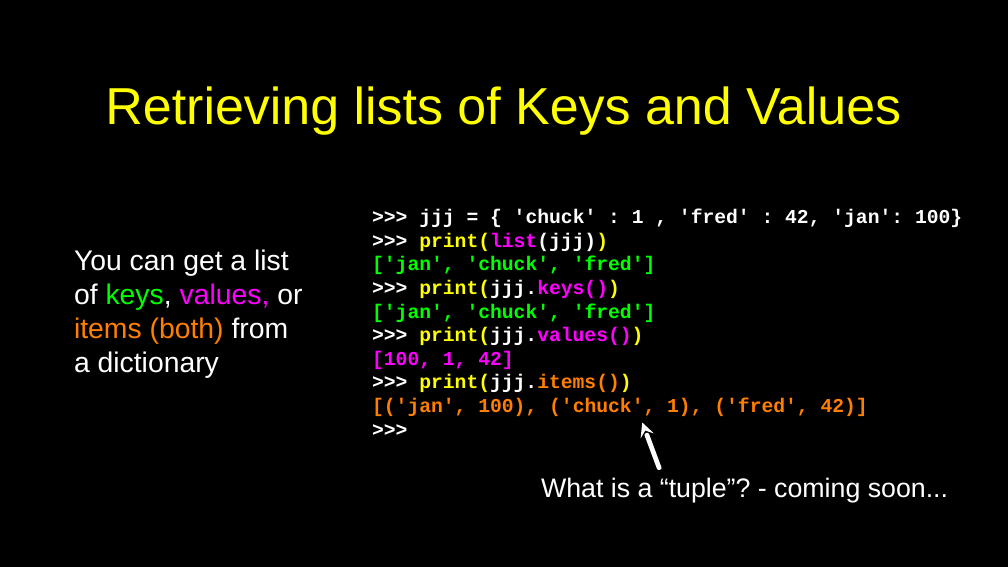
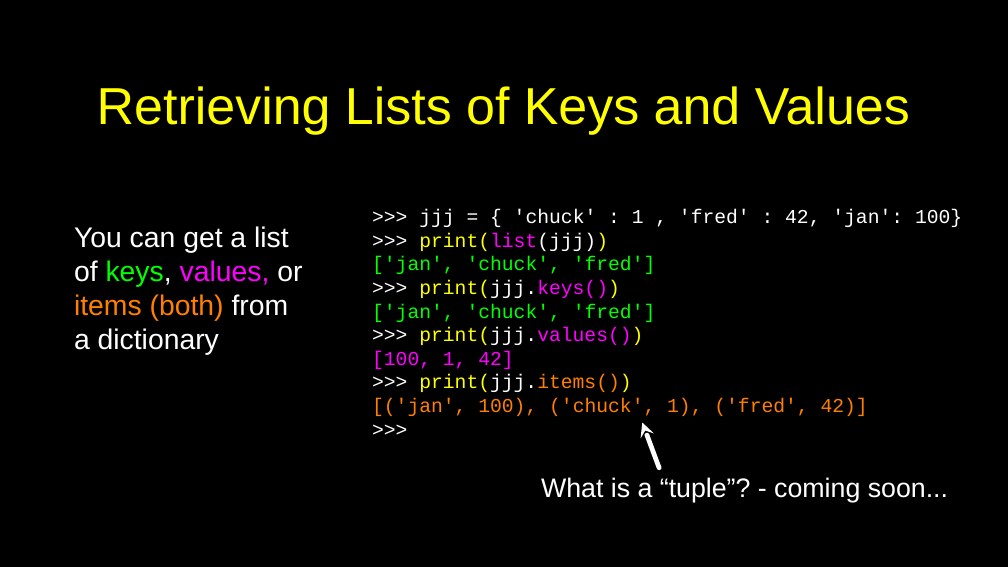
Before and after one commit to csev/py4e, a slide deck: slide 26 of lectures3/Pythonlearn-09-Dictionaries.pptx (slide 27 before the commit). Drawn at 1008x567 pixels with LibreOffice and Linux fonts; fonts in the diff are those of the drawing. Boxes give left, top, right and bottom in pixels: in the first picture for what was removed or moved away, otherwise in the second. Text is boxed around its words. In the diff, an @@ line names an element or a change of style, - is before the commit and + after.

```diff
--- a/lectures3/Pythonlearn-09-Dictionaries.pptx
+++ b/lectures3/Pythonlearn-09-Dictionaries.pptx
@@ title at bbox=[97, 86, 910, 134]: text changed @@
-Retrieving lists of Keys and Values
+Retrieving Lists of Keys and Values
@@ text "You can get a list ...": place and size @@
-text "You can get a list ..." at bbox=[74, 249, 302, 378]
+text "You can get a list ..." at bbox=[74, 226, 302, 355]
@@ text ">>> jjj = { 'chuck' ..." at bbox=[372, 209, 962, 416]: bold off @@
```
Also in this commit, not shown: 22 other slides changed, 1 slide removed, 1 other file.
